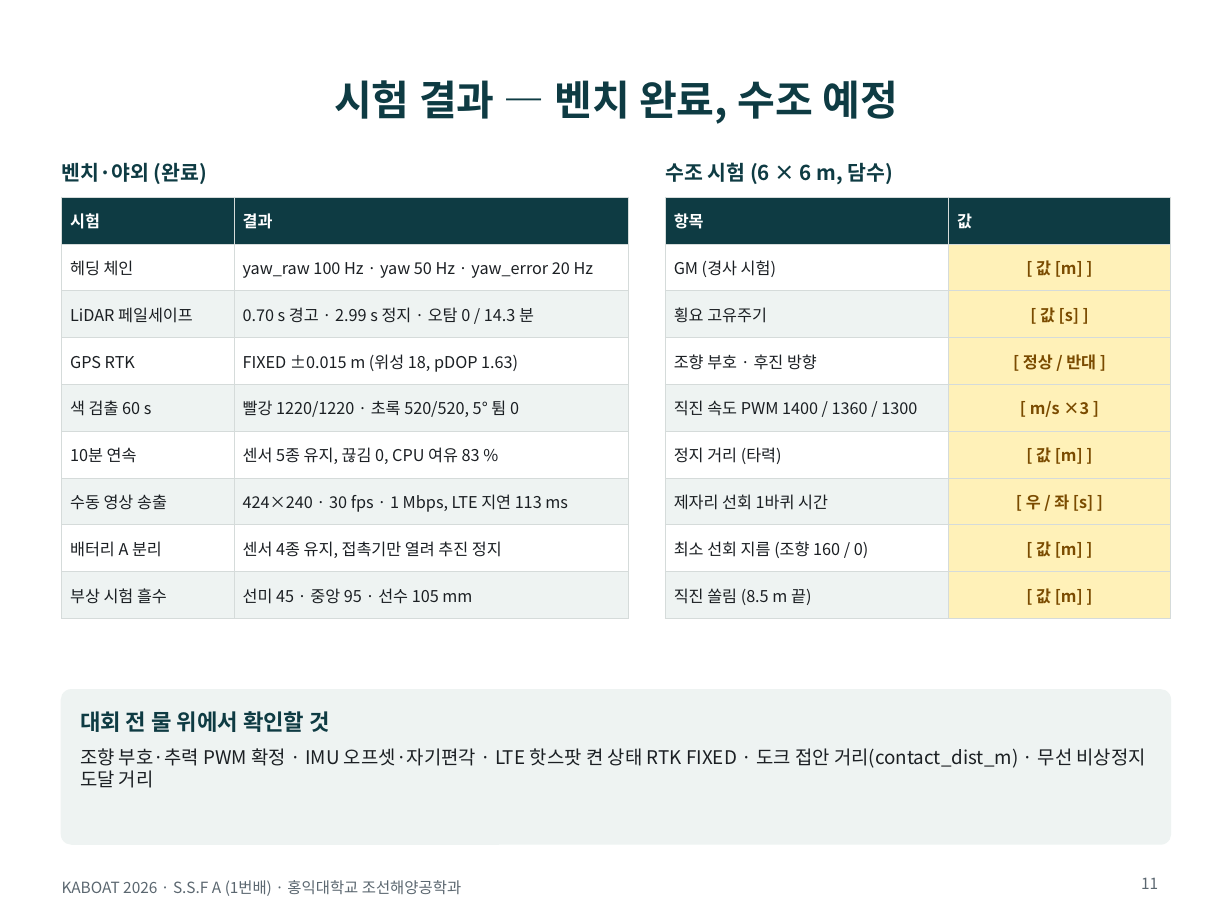
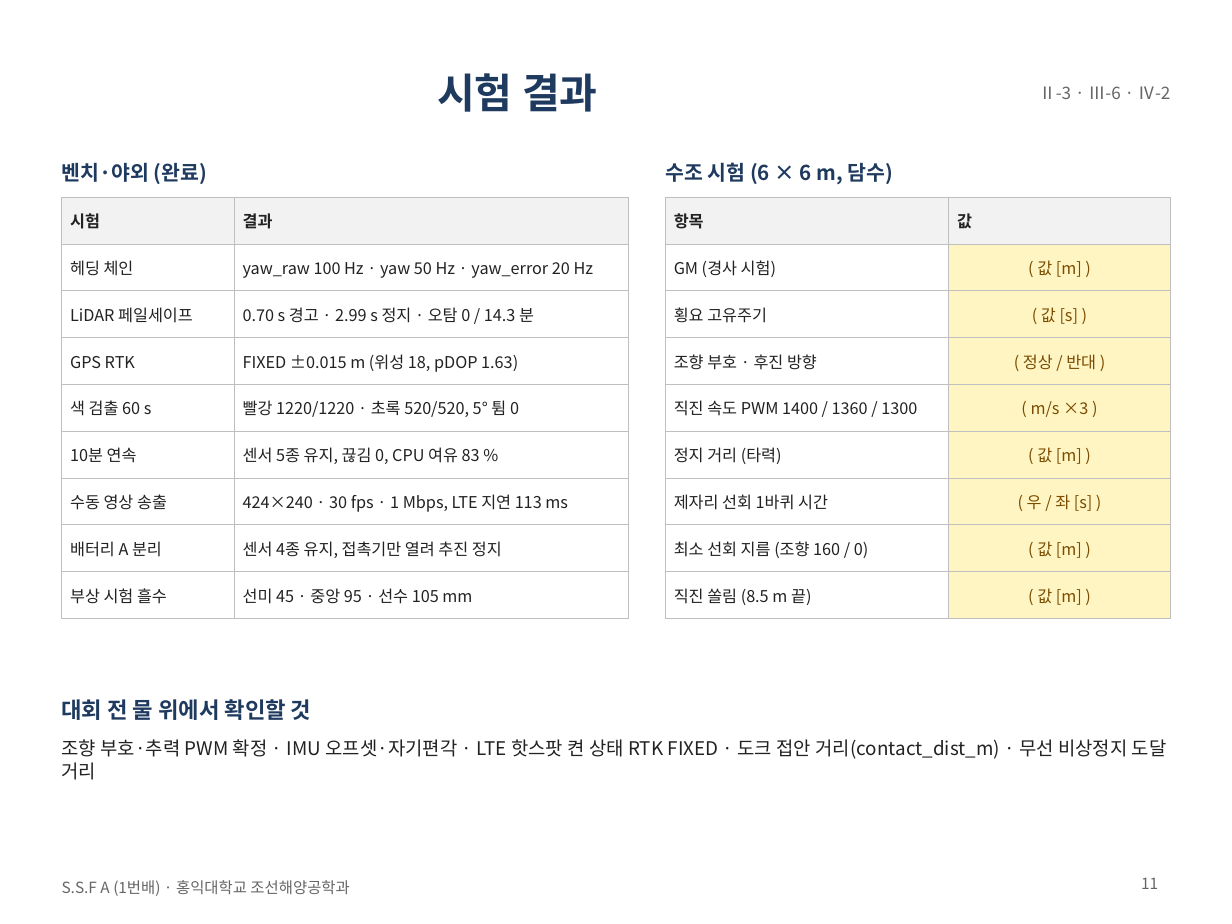
Before and after one commit to unmatsutake377-rgb/ros2_ws, a slide deck: slide 11 of docs/전달용/보고서_분담/발표자료_SSF_A.pptx. Drawn at 1232x924 pixels with LibreOffice and Linux fonts; fonts in the diff are those of the drawing. Boxes give left, top, right and bottom in pixels: in the first picture for what was removed or moved away, otherwise in the second. Text is boxed around its words. In the diff, an @@ line names an element or a change of style, - is before the commit and + after.

```diff
--- a/docs/전달용/보고서_분담/발표자료_SSF_A.pptx
+++ b/docs/전달용/보고서_분담/발표자료_SSF_A.pptx
@@ title at bbox=[437, 73, 598, 112]: text changed; text colour #0E3B43 to #1F3A5F @@
-시험 결과 — 벤치 완료, 수조 예정
+시험 결과
@@ text added at bbox=[1039, 86, 1170, 99], 10 pt, text #666666 @@
+Ⅱ-3 · Ⅲ-6 · Ⅳ-2
@@ text colour #0E3B43 to #1F3A5F in 3 elements at bbox=[62, 696, 311, 724], bbox=[62, 162, 207, 184], bbox=[665, 162, 894, 184] @@
@@ table at bbox=[62, 197, 628, 608] @@
@@ fill #0E3B43 to #F2F2F2 in row 1 @@
@@ fill #EEF3F2 to none in 8 cells @@
@@ text colour #FFFFFF to #222222 in "시험", "결과" @@
@@ text colour #1B1F23 to #222222 @@
@@ borders changed @@
@@ table at bbox=[665, 197, 1170, 609] @@
-row 2, column 2: [ 값 [m] ]
+row 2, column 2: ( 값 [m] )
-row 3, column 2: [ 값 [s] ]
+row 3, column 2: ( 값 [s] )
-row 4, column 2: [ 정상 / 반대 ]
+row 4, column 2: ( 정상 / 반대 )
-row 5, column 2: [ m/s ×3 ]
+row 5, column 2: ( m/s ×3 )
-row 6, column 2: [ 값 [m] ]
+row 6, column 2: ( 값 [m] )
-row 7, column 2: [ 우 / 좌 [s] ]
+row 7, column 2: ( 우 / 좌 [s] )
-row 8, column 2: [ 값 [m] ]
+row 8, column 2: ( 값 [m] )
-row 9, column 2: [ 값 [m] ]
+row 9, column 2: ( 값 [m] )
@@ fill #0E3B43 to #F2F2F2 in row 1 @@
@@ fill #FFF1B8 to #FFF5C2 in 8 cells @@
@@ fill #EEF3F2 to none in 4 cells @@
@@ text colour #FFFFFF to #222222 in "항목", "값" @@
@@ text colour #1B1F23 to #222222 in "GM (경사 시험)", "횡요 고유주기", "조향 부호 · 후진 방향", "직진 속도 PWM 1400 / 1360 / ..." and 4 more places @@
@@ borders changed @@
@@ text "대회 전 물 위에서 확인할 ...": place and size @@
-text "대회 전 물 위에서 확인할 ..." at bbox=[80, 707, 329, 735]
+text "대회 전 물 위에서 확인할 ..." at bbox=[62, 696, 311, 724]
@@ rounded rectangle removed at bbox=[62, 690, 1170, 844] @@
@@ text "조향 부호·추력 PWM 확정 · ...": place and size @@
-text "조향 부호·추력 PWM 확정 · ..." at bbox=[80, 748, 1146, 788]
+text "조향 부호·추력 PWM 확정 · ..." at bbox=[62, 739, 1167, 780]
@@ text "조향 부호·추력 PWM 확정 · ..." at bbox=[62, 739, 1167, 780]: text colour #1B1F23 to #222222 @@
@@ text at bbox=[62, 880, 349, 896]: text changed; text colour #5B6770 to #666666 @@
-KABOAT 2026 · S.S.F A (1번배) · 홍익대학교 조선해양공학과
+S.S.F A (1번배) · 홍익대학교 조선해양공학과
```
Also in this commit, not shown: 11 other slides changed, 2 other files.
